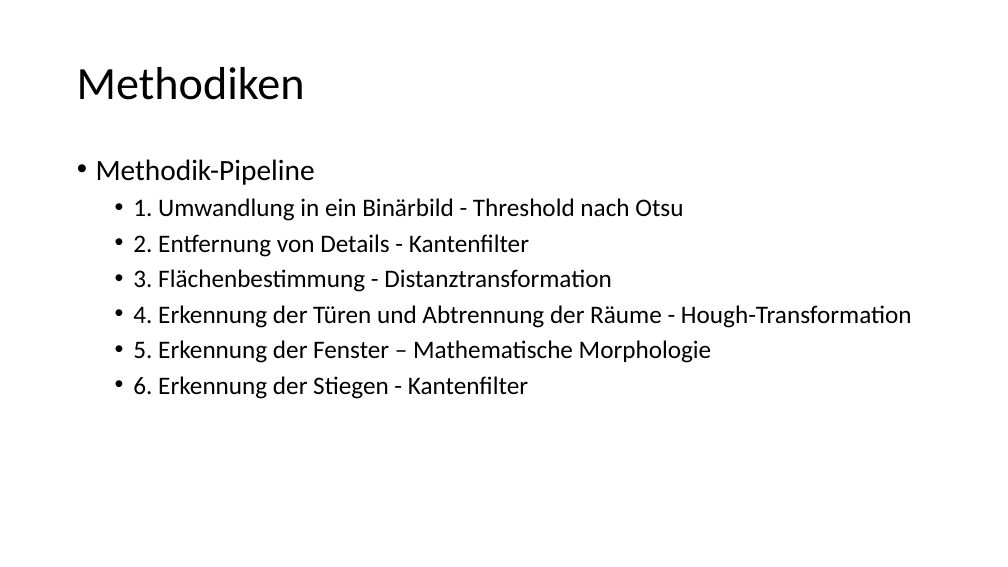
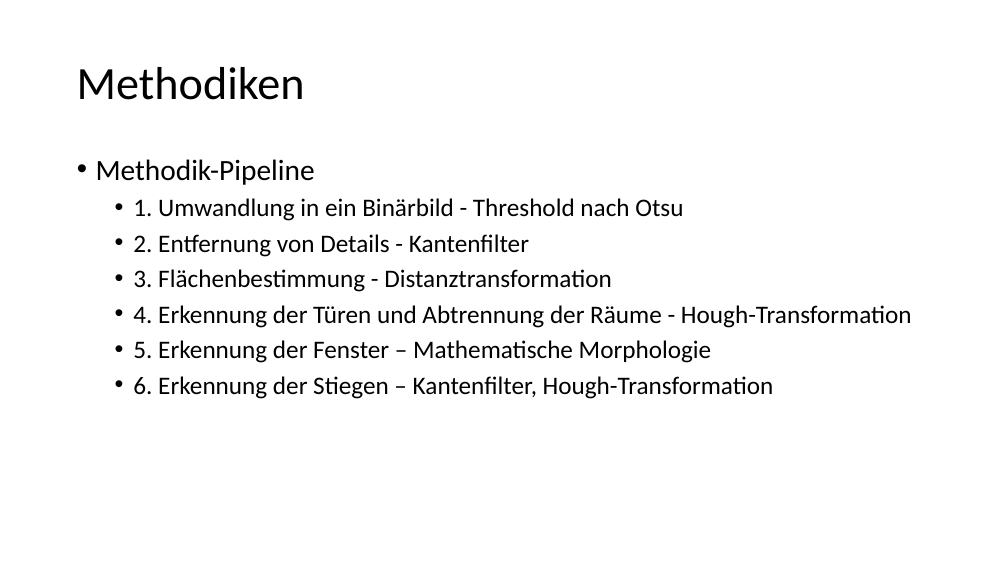
Before and after one commit to flo-lan/roomorithm, a slide deck: slide 4 of EDBVPRAESI.pptx. Drawn at 1008x567 pixels with LibreOffice and Linux fonts; fonts in the diff are those of the drawing. Boxes give left, top, right and bottom in pixels: in the first picture for what was removed or moved away, otherwise in the second. Text is boxed around its words. In the diff, an @@ line names an element or a change of style, - is before the commit and + after.

Commit message:
updated powerpoint file

```diff
--- a/EDBVPRAESI.pptx
+++ b/EDBVPRAESI.pptx
@@ text at [133, 376, 774, 399]: text changed @@
-  • 6. Erkennung der Stiegen - Kantenfilter
+  • 6. Erkennung der Stiegen – Kantenfilter, Hough-Transformation
```
Also in this commit, not shown: 2 other slides changed, 1 slide added.
